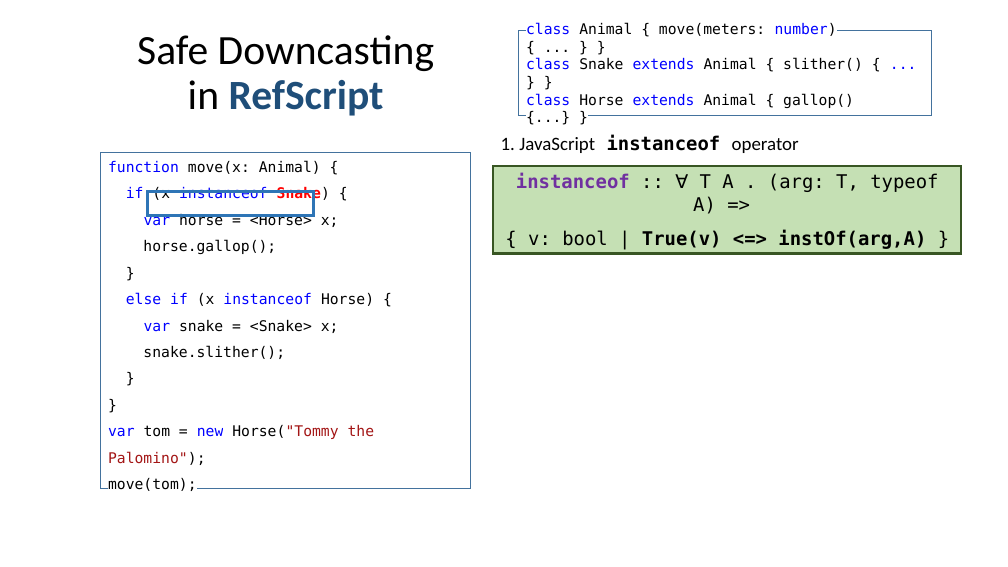
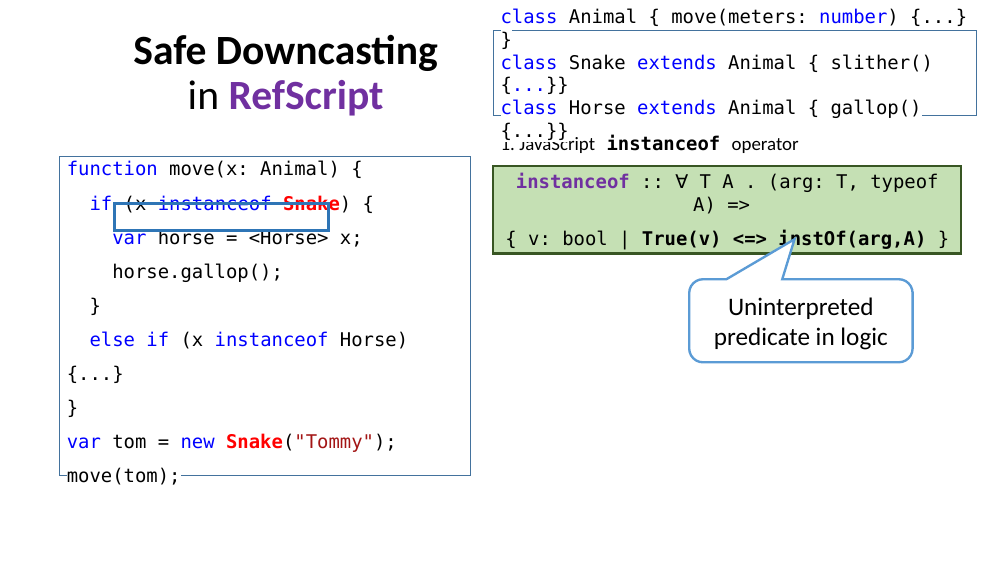
Before and after one commit to UCSD-PL/refscript, a slide deck: slide 9 of doc/talk/RefScript.pptx (slide 5 before the commit). Drawn at 1008x567 pixels with LibreOffice and Linux fonts; fonts in the diff are those of the drawing. Boxes give left, top, right and bottom in pixels: in the first picture for what was removed or moved away, otherwise in the second. Text is boxed around its words. In the diff, an @@ line names an element or a change of style, - is before the commit and + after.

```diff
--- a/doc/talk/RefScript.pptx
+++ b/doc/talk/RefScript.pptx
@@ title "Safe Downcasting in RefScript" at [133, 34, 438, 116]: text colour #1F4E79 to #7030A0 in "RefScript"; bold on in "Safe Downcasting" @@
@@ rectangle "class Animal { move(meters: number) ...": place and size @@
-rectangle "class Animal { move(meters: number) ..." at [519, 31, 932, 116]
+rectangle "class Animal { move(meters: number) ..." at [493, 31, 976, 116]
@@ text in rectangle at [501, 8, 933, 118]: text changed; size 14 to 18 pt @@
-class Animal { move(meters: number) { ... } }
-class Snake extends Animal { slither() { ... } }
-class Horse extends Animal { gallop() {...} }
+class Animal { move(meters: number) {...} }
+class Snake extends Animal { slither() {...}}
+class Horse extends Animal { gallop() {...}}
@@ rectangle "function move(x: Animal) {": place and size @@
-rectangle "function move(x: Animal) {" at [101, 153, 471, 489]
+rectangle "function move(x: Animal) {" at [60, 157, 471, 475]
@@ text in rectangle at [67, 160, 363, 485]: size 14 to 18 pt in "function move(x: Animal) {", "if (x instanceof Snake) {", "var horse = <Horse> x;", "horse.gallop();" and 3 more places @@
@@ rectangle: place and size @@
-rectangle at [147, 191, 314, 216]
+rectangle at [115, 203, 329, 230]
@@ rounded speech box added at [690, 279, 913, 362], fill #FFFFFF, outline #5B9BD5 2.25 pt, 24 pt, text #000000 @@
+Uninterpreted predicate in logic
@@ text in rectangle at [90, 331, 408, 349]: text changed; size 14 to 18 pt; text colour #000000 to #0000FF @@
-else if (x instanceof Horse) {
-var snake = <Snake> x;
-snake.slither();
+else if (x instanceof Horse) {...}
@@ text in rectangle at [67, 433, 397, 452]: text changed; size 14 to 18 pt; text colour #A31515 to #000000 @@
-}
-var tom = new Horse("Tommy the Palomino");
+var tom = new Snake("Tommy");
```
Also in this commit, not shown: 11 other slides changed, 29 slides added.
